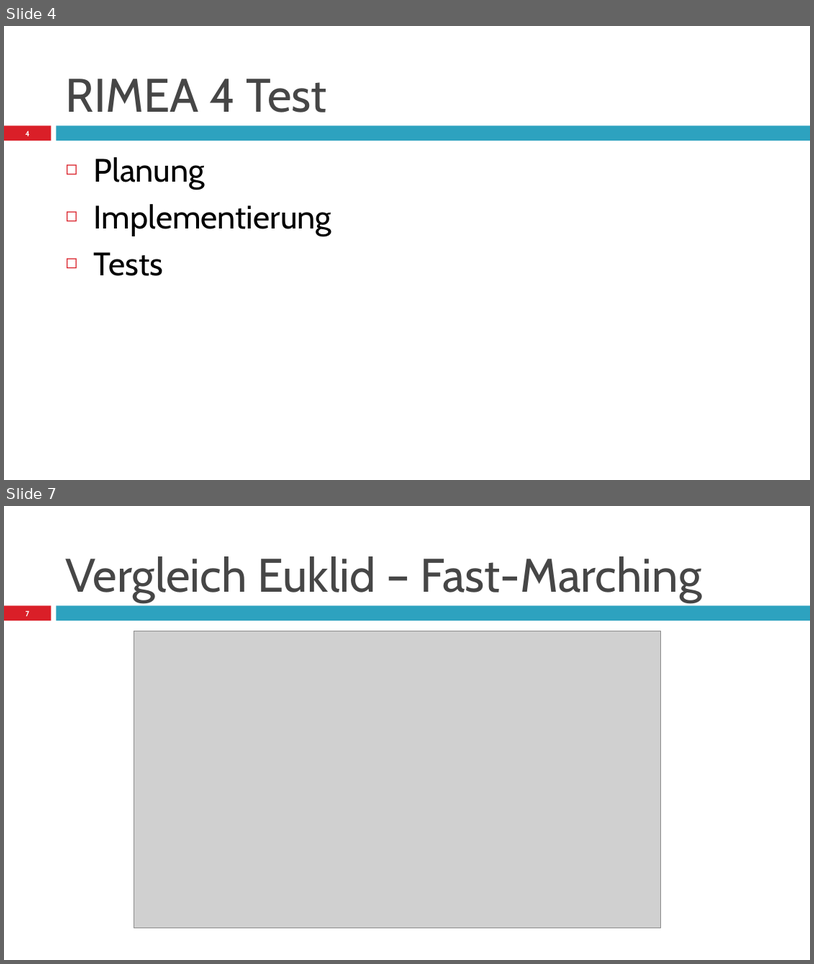
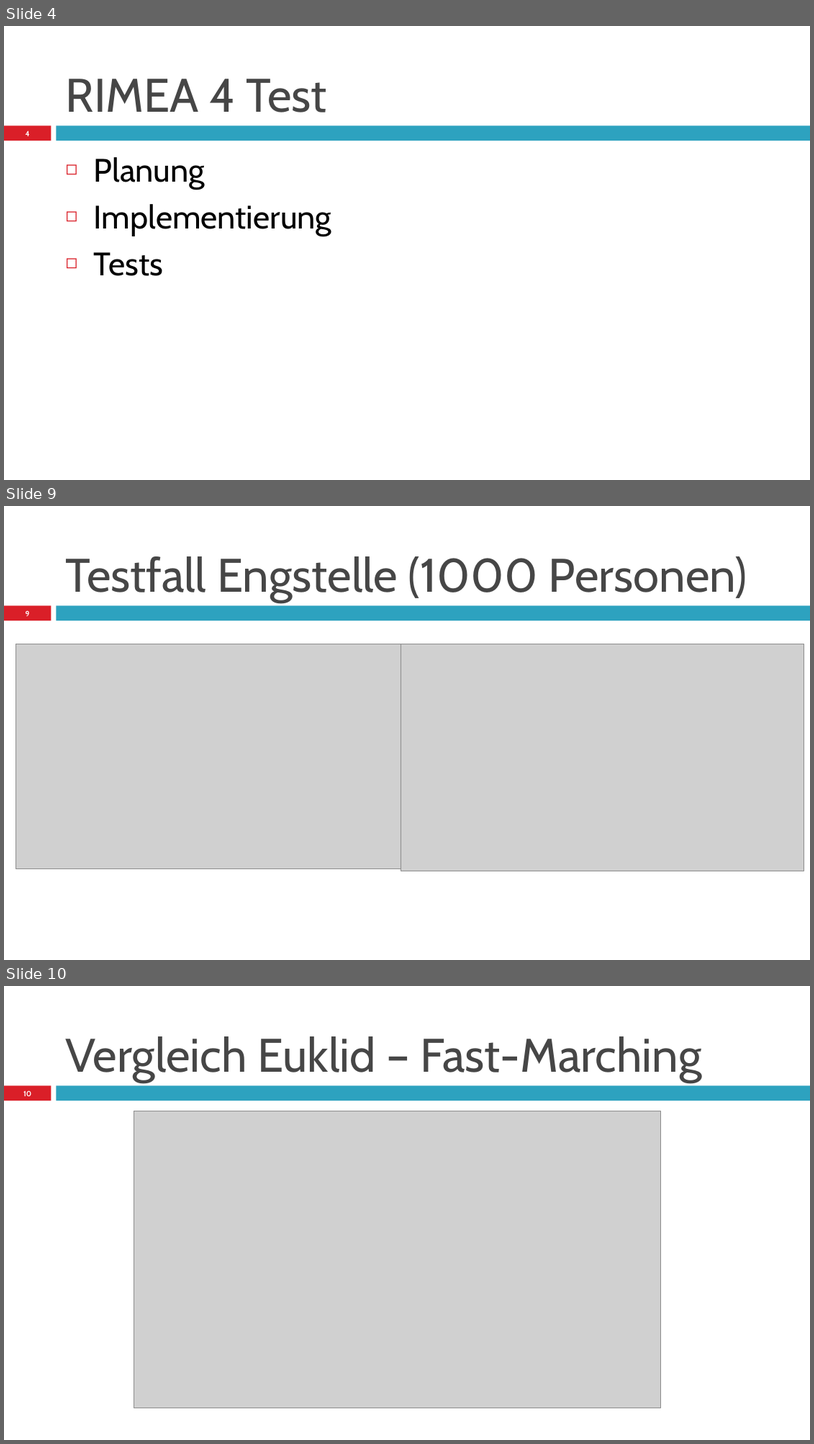
Before and after one commit to Arne2/hm-modellbildung, a slide deck: angabe3/PräsentationStudienarbeit3_Diez_Mueller_Schöntag_Graf.pptx. Shown one above the other, each under a label of ours: slides 4 and 7 before the commit, slides 4, 9 and 10 after it; the slides between them are not shown. The pictures are 814x964 and 814x1444 pixels, drawn with LibreOffice and Linux fonts; fonts in the diff are those of the drawing; grey boxes stand for pictures. Boxes give left, top, right and bottom in pixels: in the first picture for what was removed or moved away, otherwise in the second. Text is boxed around its words. In the diff, an @@ line names an element or a change of style, - is before the commit and + after.

```diff
--- a/angabe3/PräsentationStudienarbeit3_Diez_Mueller_Schöntag_Graf.pptx
+++ b/angabe3/PräsentationStudienarbeit3_Diez_Mueller_Schöntag_Graf.pptx
@@ slide 9 added at box(4, 506, 810, 960), background #FFFFFF; not listed: 2 template elements that a slide beside it also shows @@
@@ title added at box(66, 556, 748, 602), 42 pt, text #464646 @@
+Testfall Engstelle (1000 Personen)
@@ page number added at box(26, 610, 30, 616), 6.7 pt, text #FFFFFF, bold @@
+9
@@ picture added at box(16, 644, 415, 869) @@
@@ picture added at box(401, 644, 804, 870) @@
@@ what was slide 7 is now slide 10 @@
@@ page number at box(23, 1090, 31, 1096): text changed @@
-7
+10
```
Also in this commit, not shown: 2 slides changed, 2 other slides added.
